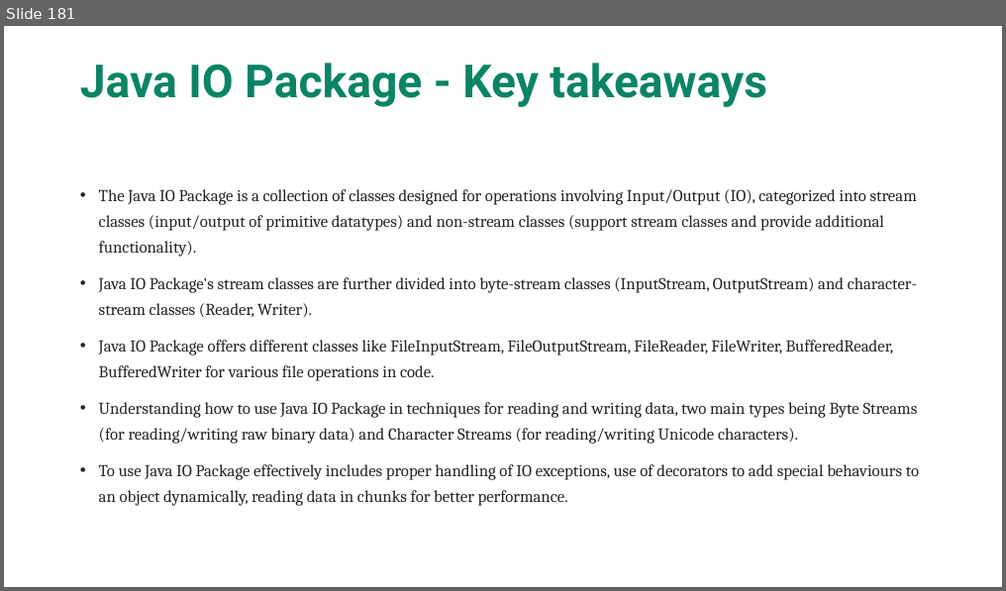
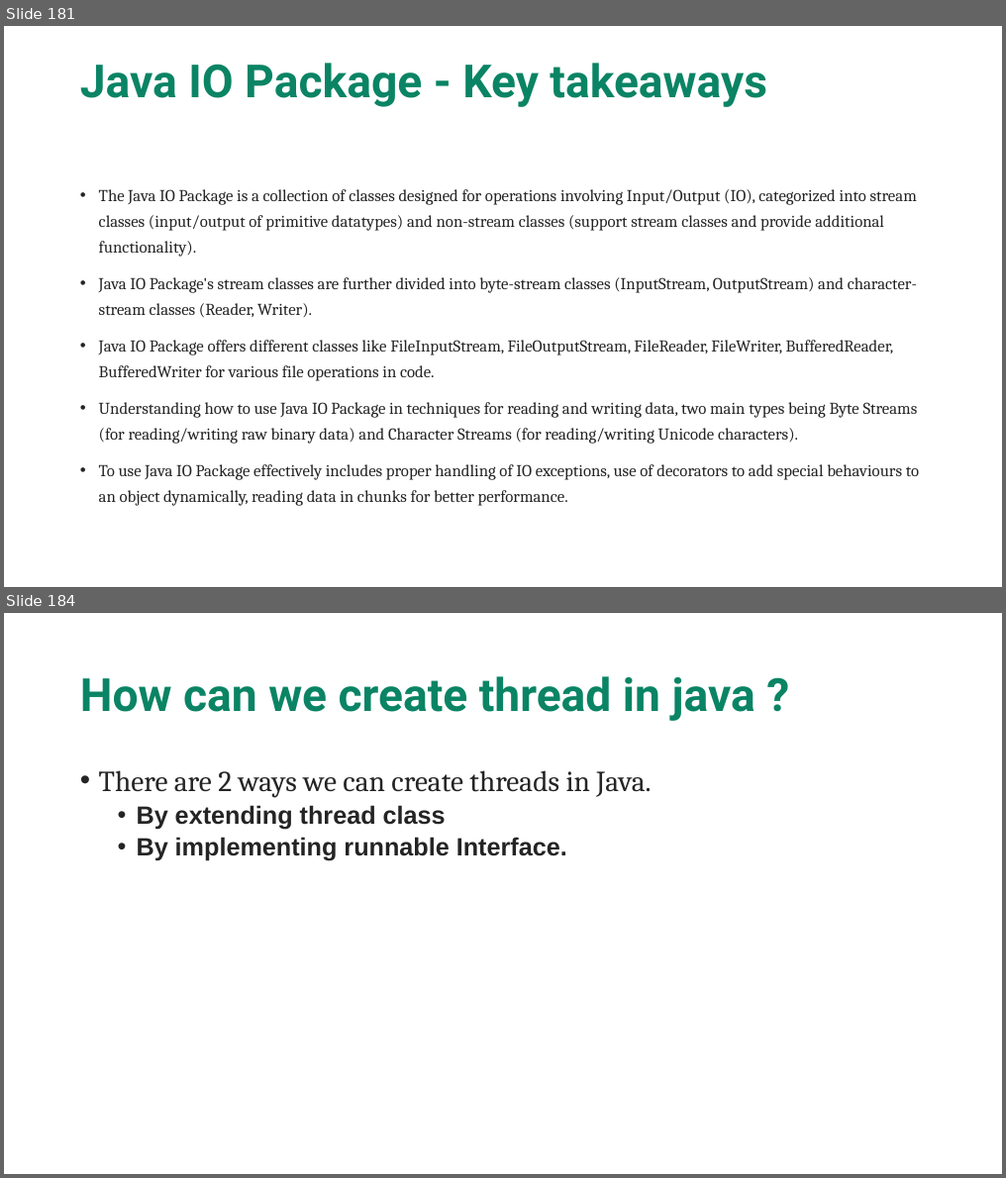
Before and after one commit to maddireddy/Core-Java, a slide deck: Notes/Core_Java.pptx. Shown one above the other, each under a label of ours: slide 181 before the commit, slides 181 and 184 after it; the slides between them are not shown. The pictures are 1006x591 and 1006x1178 pixels, drawn with LibreOffice and Linux fonts; fonts in the diff are those of the drawing. Boxes give left, top, right and bottom in pixels: in the first picture for what was removed or moved away, otherwise in the second. Text is boxed around its words. In the diff, an @@ line names an element or a change of style, - is before the commit and + after.

```diff
--- a/Notes/Core_Java.pptx
+++ b/Notes/Core_Java.pptx
@@ slide 184 added at (4,613,1002,1174), background #FFFFFF @@
@@ title added at (80,676,755,721), 44 pt, text #0A8464, bold @@
+How can we create thread in java ?
@@ text added at (99,770,650,861), 24 pt, text #242424, bold @@
+• There are 2 ways we can create threads in Java.
+  • By extending thread class
+  • By implementing runnable Interface.
```
Also in this commit, not shown: 22 other slides added, 12 other files.
